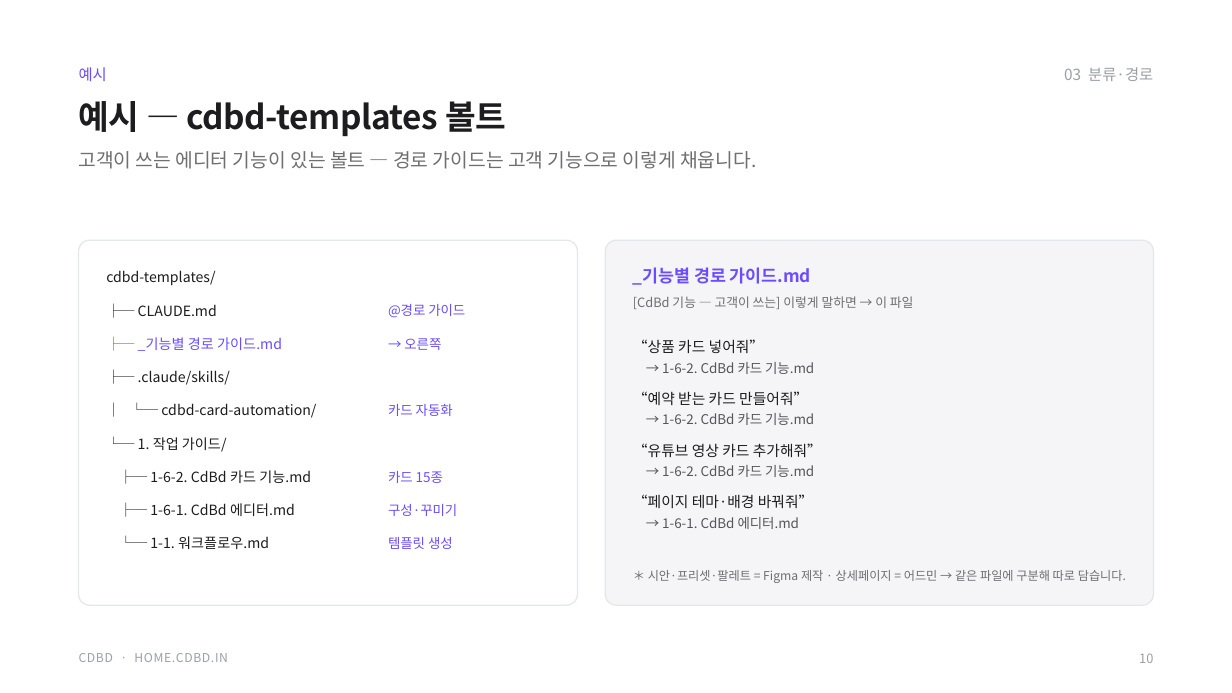
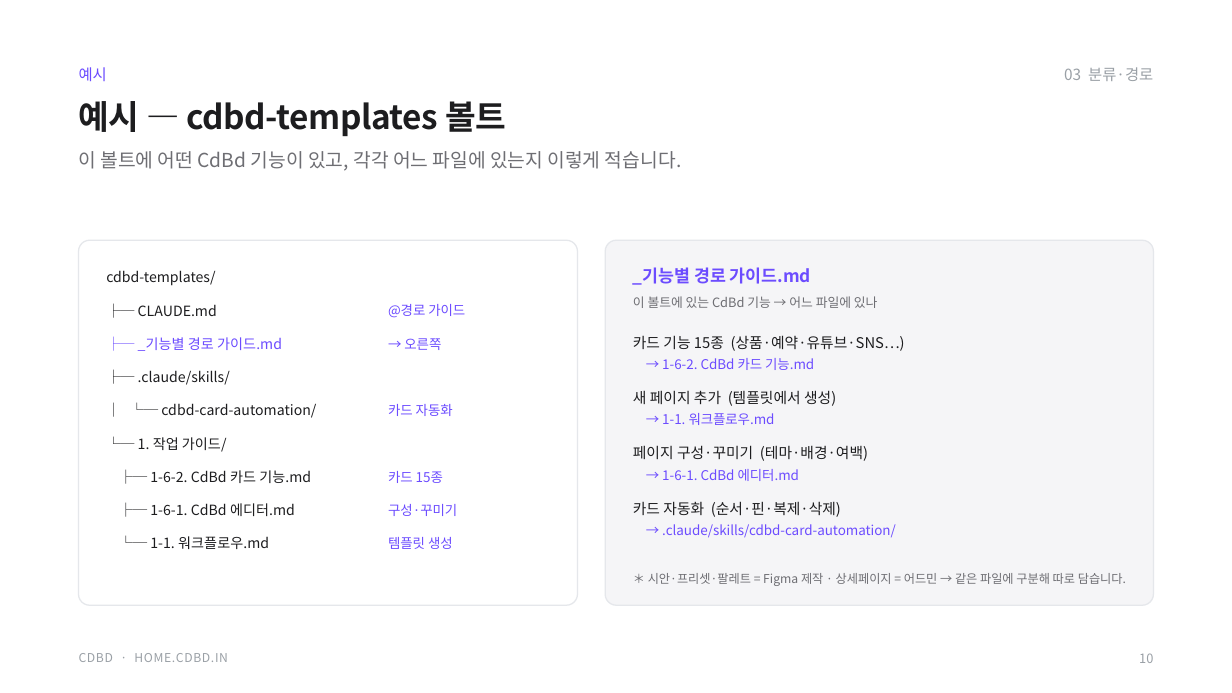
Before and after one commit to CdBd-in/design, a slide deck: slide 11 of CdBd 기능 문서 구조 설계.pptx. Drawn at 1232x693 pixels with LibreOffice and Linux fonts; fonts in the diff are those of the drawing. Boxes give left, top, right and bottom in pixels: in the first picture for what was removed or moved away, otherwise in the second. Text is boxed around its words. In the diff, an @@ line names an element or a change of style, - is before the commit and + after.

```diff
--- a/CdBd 기능 문서 구조 설계.pptx
+++ b/CdBd 기능 문서 구조 설계.pptx
@@ text at (79, 151, 681, 171): text changed @@
-고객이 쓰는 에디터 기능이 있는 볼트 — 경로 가이드는 고객 기능으로 이렇게 채웁니다.
+이 볼트에 어떤 CdBd 기능이 있고, 각각 어느 파일에 있는지 이렇게 적습니다.
@@ text at (633, 296, 878, 308): text changed @@
-[CdBd 기능 — 고객이 쓰는] 이렇게 말하면 → 이 파일
+이 볼트에 있는 CdBd 기능 → 어느 파일에 있나
@@ text at (633, 335, 905, 351): text changed @@
-“상품 카드 넣어줘”
+카드 기능 15종 (상품·예약·유튜브·SNS…)
@@ text "→ 1-6-2. CdBd 카드 기능.md" at (662, 358, 814, 370): text colour #55555A to #6C4CFF @@
@@ text at (633, 390, 836, 406): text changed @@
-“예약 받는 카드 만들어줘”
+새 페이지 추가 (템플릿에서 생성)
@@ text at (662, 413, 775, 425): text changed; text colour #55555A to #6C4CFF @@
-→ 1-6-2. CdBd 카드 기능.md
+→ 1-1. 워크플로우.md
@@ text at (633, 445, 868, 461): text changed @@
-“유튜브 영상 카드 추가해줘”
+페이지 구성·꾸미기 (테마·배경·여백)
@@ text at (662, 469, 799, 481): text changed; text colour #55555A to #6C4CFF @@
-→ 1-6-2. CdBd 카드 기능.md
+→ 1-6-1. CdBd 에디터.md
@@ text at (633, 501, 841, 517): text changed @@
-“페이지 테마·배경 바꿔줘”
+카드 자동화 (순서·핀·복제·삭제)
@@ text at (662, 524, 896, 538): text changed; text colour #55555A to #6C4CFF @@
-→ 1-6-1. CdBd 에디터.md
+→ .claude/skills/cdbd-card-automation/
```
Also in this commit, not shown: 2 other slides changed, 1 other file.
